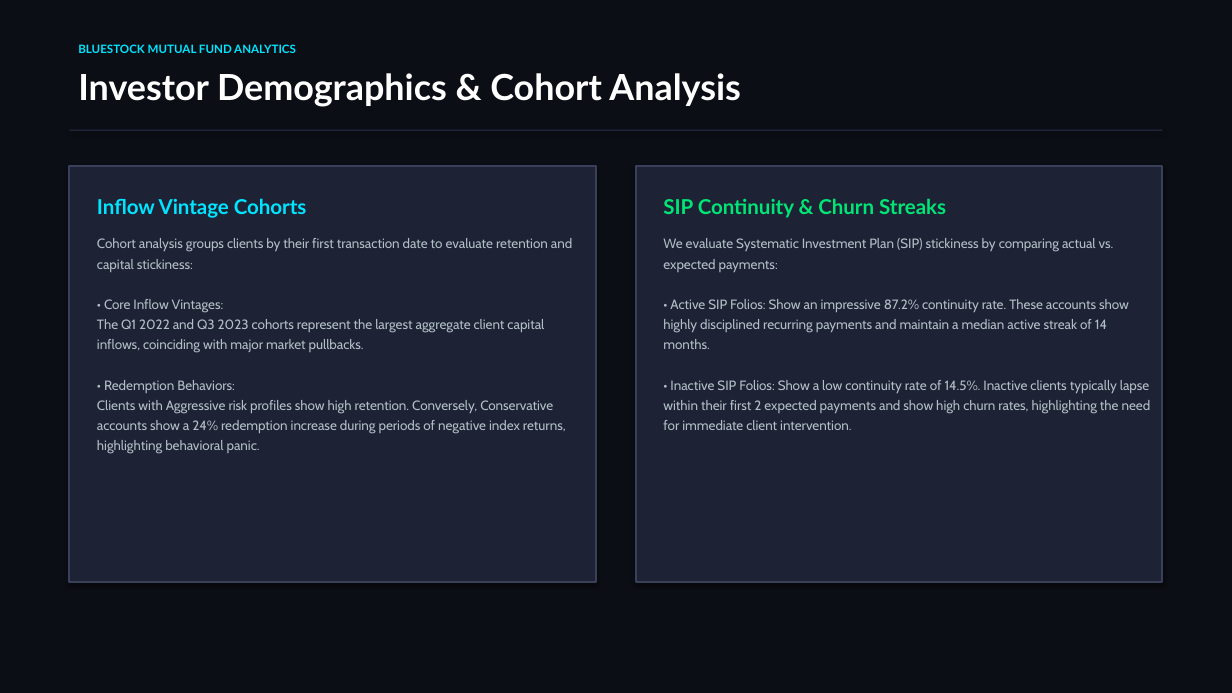
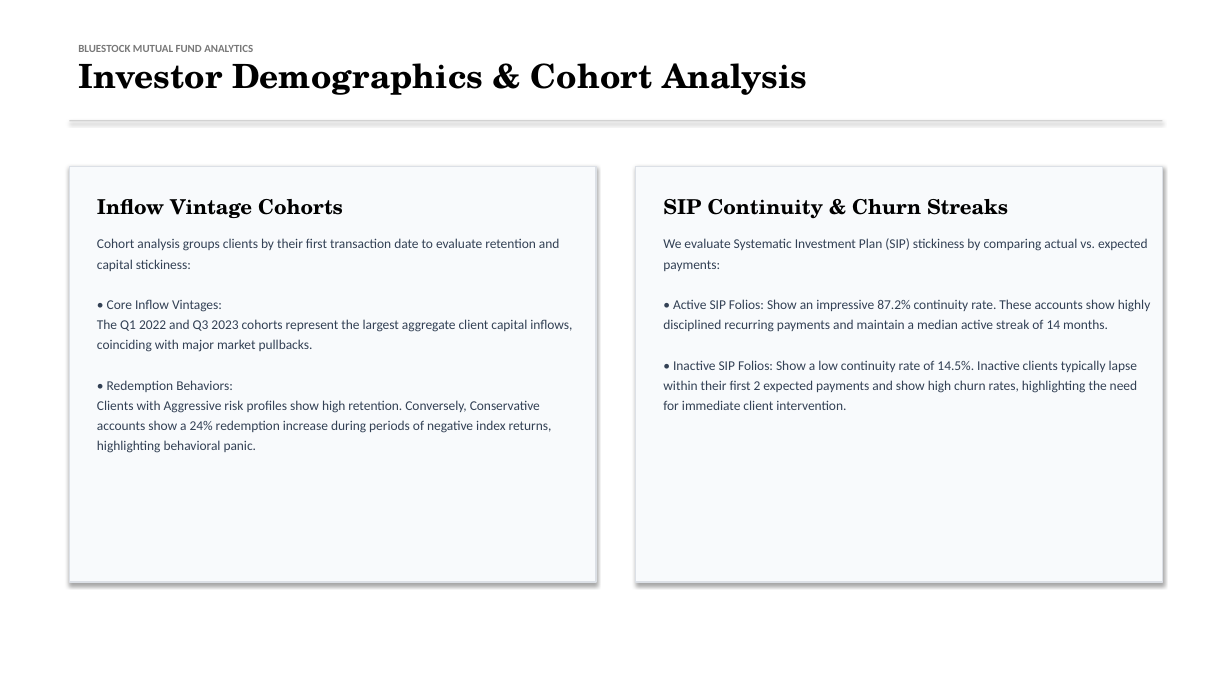
Before and after one commit to DHILEEPB/bluestock_mf_capstone, a slide deck: slide 10 of reports/Presentation.pptx. Drawn at 1232x693 pixels with LibreOffice and Linux fonts; fonts in the diff are those of the drawing. Boxes give left, top, right and bottom in pixels: in the first picture for what was removed or moved away, otherwise in the second. Text is boxed around its words. In the diff, an @@ line names an element or a change of style, - is before the commit and + after.

Commit message:
docs: restyle Presentation.pptx to match Urban Monochrome template style

```diff
--- a/reports/Presentation.pptx
+++ b/reports/Presentation.pptx
@@ background #0B0E14 to #FFFFFF @@
@@ text "BLUESTOCK MUTUAL FUND ANALYTICS" at bbox=[78, 45, 253, 52]: size 9 to 8.5 pt, font Lato to Calibri, text colour #00E5FF to #787878 @@
@@ text "Investor Demographics & Cohort Analysis": place and size @@
-text "Investor Demographics & Cohort Analysis" at bbox=[78, 73, 740, 107]
+text "Investor Demographics & Cohort Analysis" at bbox=[78, 63, 807, 95]
@@ text "Investor Demographics & Cohort Analysis" at bbox=[78, 63, 807, 95]: size 28 to 26 pt, font Lato to TeX Gyre Schola, text colour #FFFFFF to #000000 @@
@@ rectangle: place and size @@
-rectangle at bbox=[69, 129, 1163, 131]
+rectangle at bbox=[69, 120, 1163, 121]
@@ rectangle at bbox=[69, 120, 1163, 121]: fill #1E2235 to #D2D2D2 @@
@@ text "Inflow Vintage Cohorts" at bbox=[97, 199, 572, 453]: font Lato to TeX Gyre Schola, text colour #00E5FF to #000000 in "Inflow Vintage Cohorts"; font Cabin to Calibri, text colour #B0BEC5 to #334155 @@
@@ rectangle at bbox=[69, 166, 596, 582]: fill #1E2235 to #F8FAFC; outline #3A405A 1.5 pt to #DCE0E6 1 pt @@
@@ text "SIP Continuity & Churn Streaks" at bbox=[663, 199, 1151, 410]: font Lato to TeX Gyre Schola, text colour #00E676 to #000000 in "SIP Continuity & Churn Streaks"; font Cabin to Calibri, text colour #B0BEC5 to #334155 @@
@@ rectangle at bbox=[636, 166, 1163, 582]: fill #1E2235 to #F8FAFC; outline #3A405A 1.5 pt to #DCE0E6 1 pt @@
```
Also in this commit, not shown: 11 other slides changed, 3 other files.
